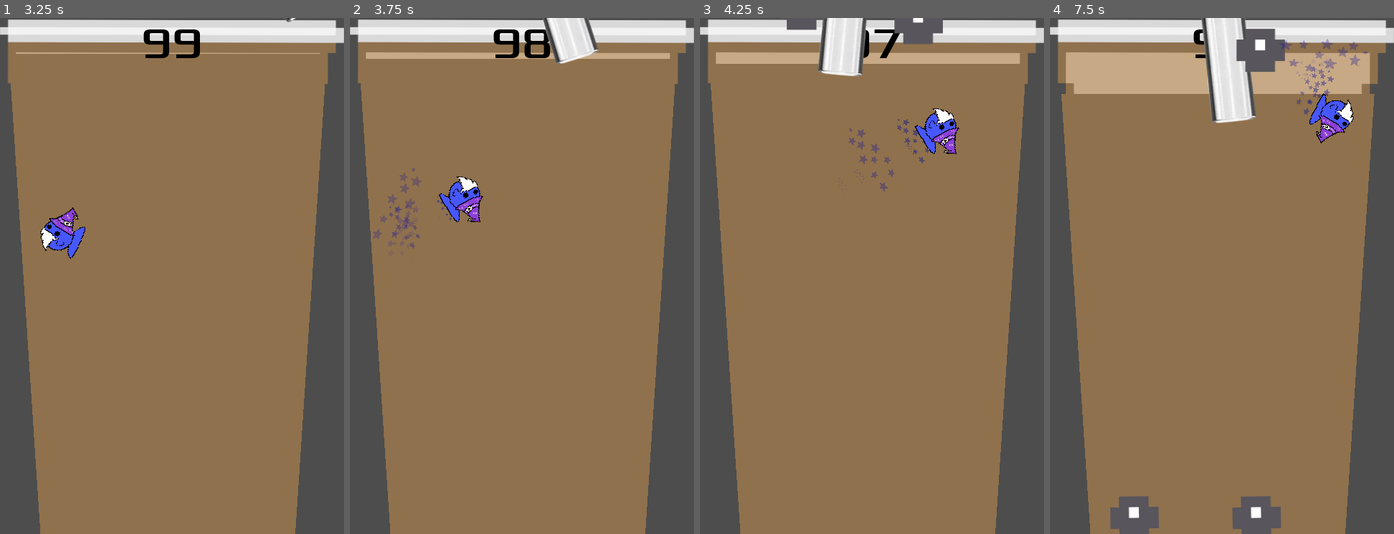
Above: before the commit, frames 1-4 (left to right).
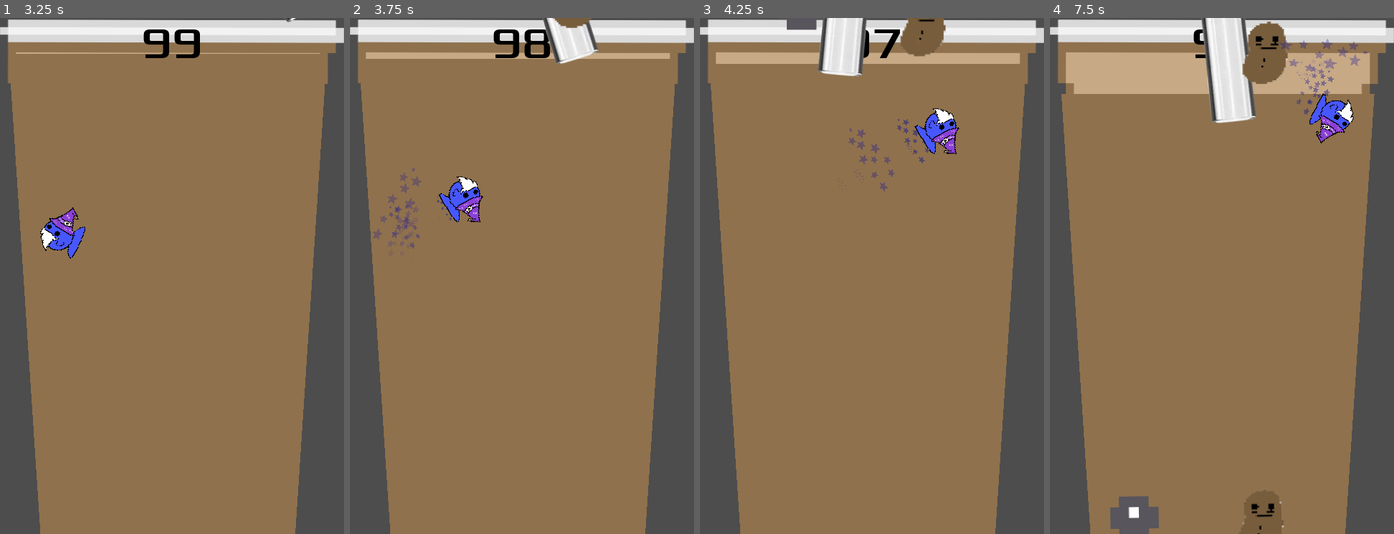
Above: after the commit, the same moments.

Repository: PaulThomasRowe/boba-tea-wizardry
Game: Godot game, scene res://main.tscn
The game is run twice, just before and just after one commit, with the same random seed, the same clock (stepped at 60 frames per second) and the same inputs. This scene is started directly instead of the project's main scene. Sound files missing from this copy of the repository are replaced by a short silence.
Inputs (mouse positions are in pixels of both pictures, inside the frame that each line leads up to):
- Up to frame 1 (3.25 s): click "Start" at 0.5 s; tap Enter (start_game) at 1.25 s; move the mouse to (247, 250) at 1.27 s; hold D (move_right) 1.28-2.03 s; hold Enter (start_game) 1.28-2.03 s; click (247, 250) at 1.42 s; move the mouse to (103, 301) at 2.02 s; hold S (move_down) 2.03-2.78 s; tap F (test_immunity) at 2.1 s; move the mouse to (206, 162) at 2.77 s; hold D (move_right) from 2.78 s (still down); tap G (test_speed) at 2.85 s
- Up to frame 2 (3.75 s): move the mouse to (504, 379) at 3.52 s; release D (move_right) at 3.53 s; hold W (move_up) from 3.53 s (still down); tap Enter (start_game) at 3.6 s; click (504, 379) at 3.67 s
- Up to frame 3 (4.25 s): keep holding W (move_up)
- Up to frame 4 (7.5 s): move the mouse to (1325, 353) at 4.27 s; release W (move_up) at 4.28 s; hold A (move_left) 4.28-5.78 s; tap F (test_immunity) at 4.35, 6.6 s; move the mouse to (1118, 198) at 5.02 s; tap G (test_speed) at 5.1, 7.35 s; move the mouse to (1239, 276) at 5.77 s; hold S (move_down) 5.78-6.53 s; hold Enter (start_game) 5.78-6.53 s; click (1239, 276) at 5.92 s; move the mouse to (1170, 147) at 6.52 s; hold D (move_right) 6.53-7.28 s; move the mouse to (1297, 250) at 7.27 s; hold W (move_up) from 7.28 s (still down)

Frame 1 is identical in both runs. In frame 2, 0.2% of the frame differs, in the area x 58-71%, y 0-2%; in frame 3, 0.7%; in frame 4, 2.2%, in the area x 52-70%, y 0-100%.

Commit message:
Ice + Boba! (#69)
* Ice + Boba!

* Add aloe_vera + coffee_bean

Diff:
--- a/falling_boba.gd
+++ b/falling_boba.gd
@@ -8,6 +8,19 @@
 var right_boundary: float
 
 func _ready():
+
+	var player_texture = get_node("Sprite2D")
+
+	var aloe_vera = preload("res://art/aloe_vera.png")
+	var coffee_bean = preload("res://art/coffee_bean.png")
+	var boba = preload("res://art/regular-boba.png")
+	var images = [boba, boba, boba, boba, aloe_vera, boba, coffee_bean, boba]
+	var name = images[randi() % images.size()]
+	#name = image[0]
+	$Sprite2D.texture = name
+
+	#$Sprite2D.texture =
+	#texture = load("res://art/ice.png")
 	# Set random fall speed
 	var fall_speed = randf_range(min_fall_speed, max_fall_speed)
 	linear_velocity = Vector2(0, fall_speed)
Binary file added: art/aloe_vera.png
Not shown, added: art/aloe_vera.png.import
Binary file added: art/coffee_bean.png
Not shown, added: art/coffee_bean.png.import
Binary file added: art/ice.png
Not shown, added: art/ice.png.import
Not shown: 1 places in falling_boba.tscn that only renumber resources
Not shown: 1 places in main.tscn that only renumber resources
